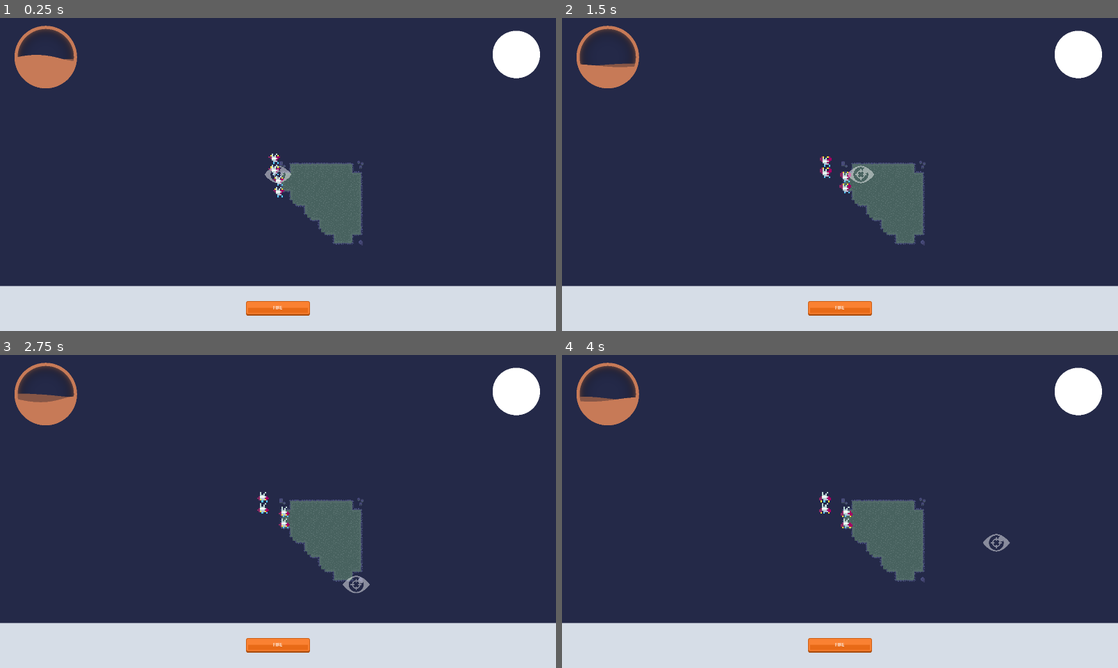
Above: before the commit, frames 1-4 (two rows, left to right).
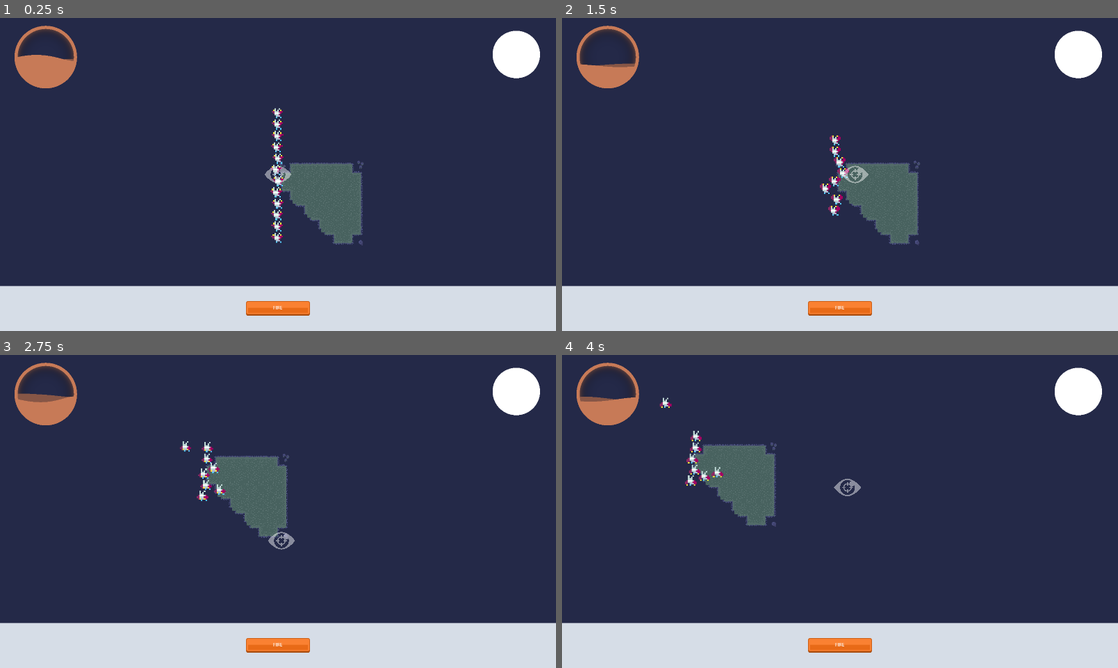
Above: after the commit, the same moments.

Repository: ocdunlap/laughingeye
Game: Godot game, scene res://ScenesGeneral/main_container.tscn
Same seed, same stepped clock (60 frames per second), same inputs: the game is played once before the commit and once after it. The project has no main scene, so this scene is started directly.
Inputs:
- Up to frame 1 (0.25 s): no input
- Up to frame 2 (1.5 s): click "[center]FIRE[/center]" at 0.5 s; hold D (move_right) from 1.28 s (still down)
- Up to frame 3 (2.75 s): release D (move_right) at 2.03 s; hold S (move_down) from 2.03 s (still down)
- Up to frame 4 (4 s): release S (move_down) at 2.78 s; hold D (move_right) 2.78-3.53 s; hold W (move_up) from 3.53 s (still down)

The runs differ from the first frame. In frame 1, 0.4% of the frame differs, in the area x 48-52%, y 28-72%; in frame 2, 1.2%; in frame 3, 5.9%; in frame 4, 6.1%, in the area x 17-81%, y 13-73%.

Commit message:
Added little guy destruction

Diff:
--- a/ScenesGeneral/little_guy.tscn
+++ b/ScenesGeneral/little_guy.tscn
@@ -55,7 +55,7 @@
 [sub_resource type="CircleShape2D" id="CircleShape2D_3wvwg"]
 radius = 20.0
 
-[node name="LittleGuy" type="RigidBody2D"]
+[node name="LittleGuy" type="RigidBody2D" groups=["LittleGuy"]]
 collision_layer = 2
 collision_mask = 2
 gravity_scale = 0.0
@@ -74,7 +74,8 @@
 frame_progress = 0.710515
 speed_scale = 1.2
 
-[node name="Area2D" type="Area2D" parent="." groups=["DetectRadius"]]
+[node name="Area2D" type="Area2D" parent="."]
+visible = false
 
 [node name="DetectRadius" type="CollisionShape2D" parent="Area2D"]
 shape = SubResource("CircleShape2D_3wvwg")
--- a/ScenesGeneral/main_container.tscn
+++ b/ScenesGeneral/main_container.tscn
@@ -754,10 +754,12 @@
 
 [node name="PlayerCamera" type="Node" parent="."]
 
-[node name="Camera2D" type="Camera2D" parent="PlayerCamera"]
+[node name="PlayerReticle" parent="PlayerCamera" instance=ExtResource("1_0mxmq")]
+
+[node name="Camera2D" type="Camera2D" parent="PlayerCamera/PlayerReticle"]
 zoom = Vector2(2, 2)
-
-[node name="PlayerReticle" parent="PlayerCamera" instance=ExtResource("1_0mxmq")]
+position_smoothing_enabled = true
+position_smoothing_speed = 3.0
 
 [node name="GameWorld" type="Node" parent="."]
 
@@ -780,6 +782,22 @@
 
 [node name="LittleBat4" parent="GameWorld/ExploreMain/NavigationRegion2D" instance=ExtResource("3_po7fq")]
 
+[node name="LittleBat5" parent="GameWorld/ExploreMain/NavigationRegion2D" instance=ExtResource("3_po7fq")]
+
+[node name="LittleBat6" parent="GameWorld/ExploreMain/NavigationRegion2D" instance=ExtResource("3_po7fq")]
+
+[node name="LittleBat7" parent="GameWorld/ExploreMain/NavigationRegion2D" instance=ExtResource("3_po7fq")]
+
+[node name="LittleBat8" parent="GameWorld/ExploreMain/NavigationRegion2D" instance=ExtResource("3_po7fq")]
+
+[node name="LittleBat9" parent="GameWorld/ExploreMain/NavigationRegion2D" instance=ExtResource("3_po7fq")]
+
+[node name="LittleBat10" parent="GameWorld/ExploreMain/NavigationRegion2D" instance=ExtResource("3_po7fq")]
+
+[node name="LittleBat11" parent="GameWorld/ExploreMain/NavigationRegion2D" instance=ExtResource("3_po7fq")]
+
+[node name="LittleBat12" parent="GameWorld/ExploreMain/NavigationRegion2D" instance=ExtResource("3_po7fq")]
+
 [node name="CanvasLayer" type="CanvasLayer" parent="GameWorld"]
 
 [node name="UIMain" parent="GameWorld/CanvasLayer" instance=ExtResource("5_a7odk")]
--- a/ScenesGeneral/player_reticle.tscn
+++ b/ScenesGeneral/player_reticle.tscn
@@ -329,6 +329,9 @@
 [sub_resource type="CircleShape2D" id="CircleShape2D_1ko0s"]
 radius = 34.0
 
+[sub_resource type="CircleShape2D" id="CircleShape2D_6hbmk"]
+radius = 25.0
+
 [node name="PlayerReticle" type="CharacterBody2D"]
 top_level = true
 z_index = 100
@@ -349,4 +352,13 @@
 visible = false
 shape = SubResource("CircleShape2D_1ko0s")
 
+[node name="ShootRadius" type="Area2D" parent="."]
+collision_layer = 2
+collision_mask = 2
+
+[node name="CollisionShape2D" type="CollisionShape2D" parent="ShootRadius"]
+shape = SubResource("CircleShape2D_6hbmk")
+
 [connection signal="animation_finished" from="ExplodeEffect" to="." method="_on_explode_effect_animation_finished"]
+[connection signal="body_entered" from="ShootRadius" to="." method="_on_shoot_radius_body_entered"]
+[connection signal="body_exited" from="ShootRadius" to="." method="_on_shoot_radius_body_exited"]
--- a/Scripts/PlayerReticle.gd
+++ b/Scripts/PlayerReticle.gd
@@ -7,9 +7,7 @@
 
 var target_velocity = Vector2.ZERO
 
-var current_hovered:Node2D
-
-var play_shoot_anim:bool = false
+var current_hovered_bodies:Array = Array()
 
 #func _process(_delta):
 	#if (play_shoot_anim):
@@ -41,11 +39,22 @@
 
 
 func _on_fire_button_button_down():
-	play_shoot_anim = true;
 	explode_effect.play("fire")
+	for i in current_hovered_bodies:
+		i.queue_free()
+	current_hovered_bodies.clear()
 	pass # Replace with function body.
 
 
 func _on_explode_effect_animation_finished():
-	play_shoot_anim = false;
 	pass # Replace with function body.
+
+
+func _on_shoot_radius_body_entered(body):
+	current_hovered_bodies.append(body)
+	pass # Replace with function body.
+
+
+func _on_shoot_radius_body_exited(body):
+	current_hovered_bodies.remove_at(current_hovered_bodies.find(body))
+	pass # Replace with function body.
--- a/Scripts/little_guy.gd
+++ b/Scripts/little_guy.gd
@@ -3,7 +3,7 @@
 @onready var navAgent = $NavigationAgent2D
 
 var timeUntilMove:float = 0
-var minTimeRange:float = 3
+var minTimeRange:float = 1
 var maxTimeRange:float = 8
 
 var minDistance:float = -30
@@ -14,7 +14,6 @@
 
 
 func _ready():
-	navAgent.target_position = random_pos_in_range()
 	pass
 
 
@@ -27,7 +26,7 @@
 
 	if not navAgent.is_navigation_finished():
 		target = navAgent.get_next_path_position()
-		if global_position.distance_to(target) > 10:
+		if global_position.distance_to(target) > 5:
 			linear_velocity = position.direction_to(target) * speed
 
 	pass
Not shown: 1 places in ScenesGeneral/player_reticle.tscn that only renumber resources
